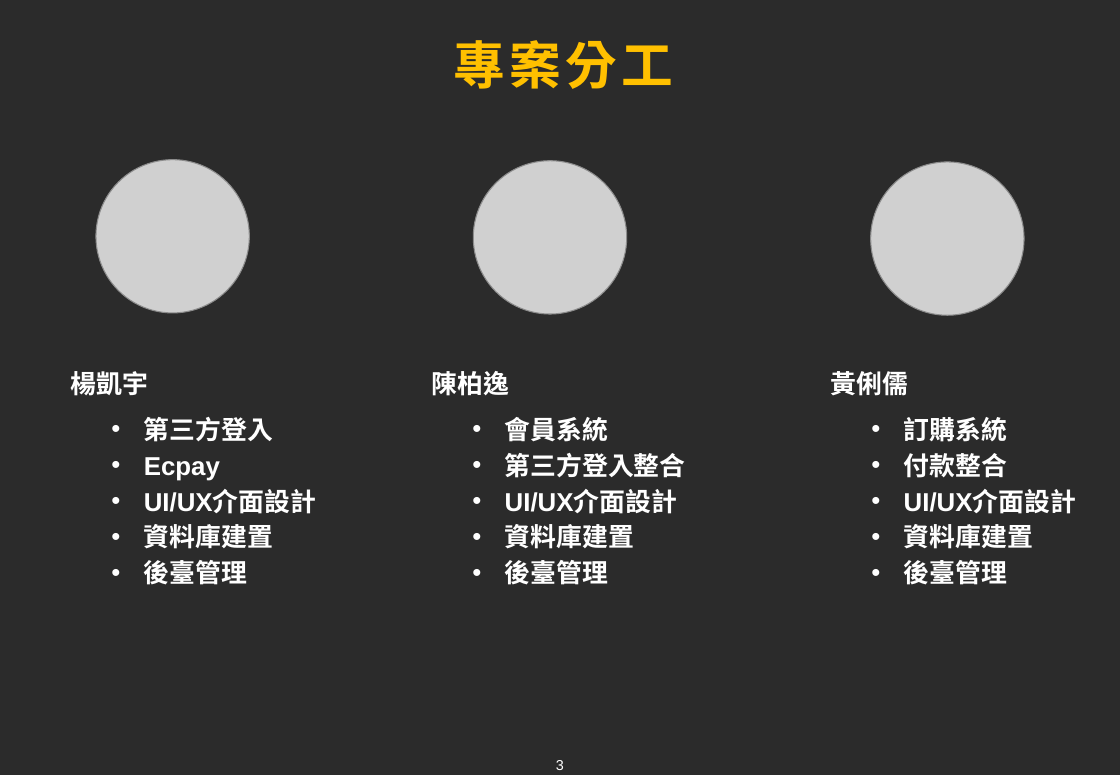
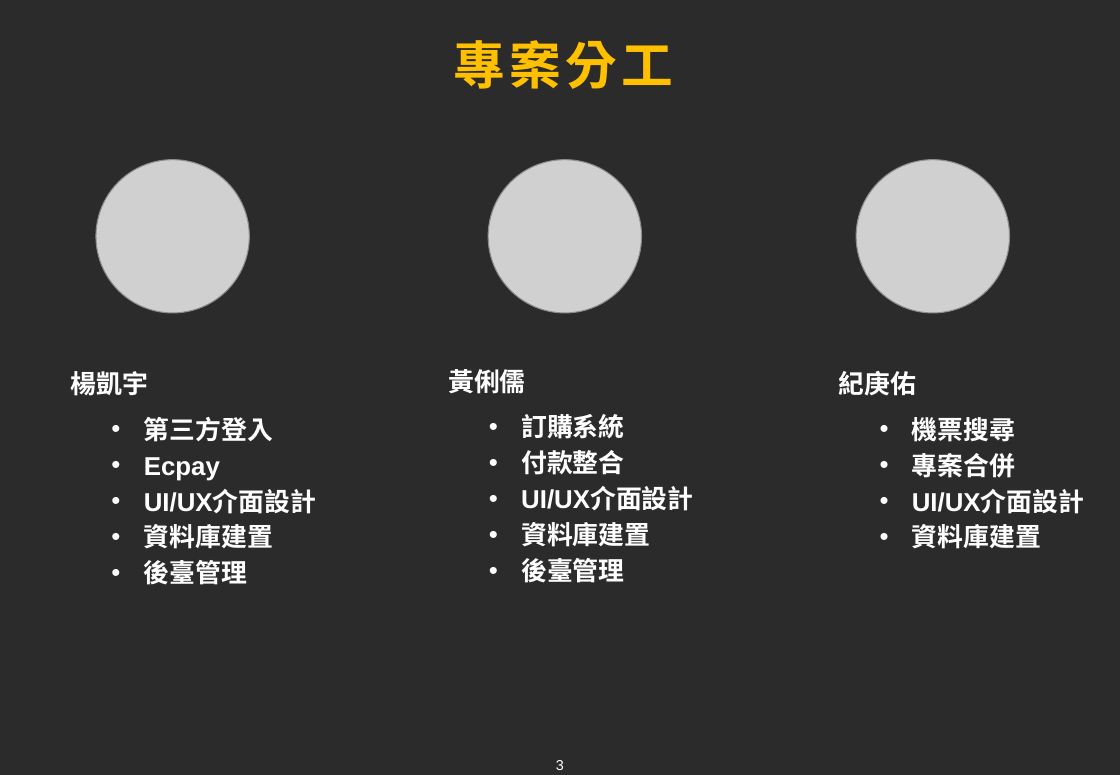
Before and after one commit to chen96026/Air, a slide deck: slide 3 of Final/Travel Nest.pptx. Drawn at 1120x775 pixels with LibreOffice and Linux fonts; fonts in the diff are those of the drawing; grey boxes stand for pictures; background and template pictures are left out; a plain dark background stands for a picture behind light text. Boxes give left, top, right and bottom in pixels: in the first picture for what was removed or moved away, otherwise in the second. Text is boxed around its words. In the diff, an @@ line names an element or a change of style, - is before the commit and + after.

```diff
--- a/Final/Travel Nest.pptx
+++ b/Final/Travel Nest.pptx
@@ picture removed at (474, 161, 627, 314) @@
@@ picture: place and size @@
-picture at (871, 162, 1024, 315)
+picture at (488, 160, 641, 313)
@@ picture added at (856, 160, 1009, 313) @@
@@ text removed at (432, 371, 510, 396) @@
-陳柏逸
@@ text "黃俐儒": place and size @@
-text "黃俐儒" at (831, 371, 909, 395)
+text "黃俐儒" at (448, 369, 526, 393)
@@ text added at (839, 371, 917, 396), 18 pt, text #FFFFFF, bold @@
+紀庚佑
@@ text "訂購系統": place and size @@
-text "訂購系統" at (904, 417, 1076, 584)
+text "訂購系統" at (521, 414, 693, 582)
@@ text removed at (505, 417, 686, 584) @@
-• 會員系統
-• 第三方登入整合
-• UI/UX介面設計
-• 資料庫建置
-• 後臺管理
@@ text added at (912, 417, 1084, 549), 18 pt, text #FFFFFF, bold @@
+• 機票搜尋
+• 專案合併
+• UI/UX介面設計
+• 資料庫建置
```
Also in this commit, not shown: 10 other slides changed, 14 slides added, 3 slides removed.
